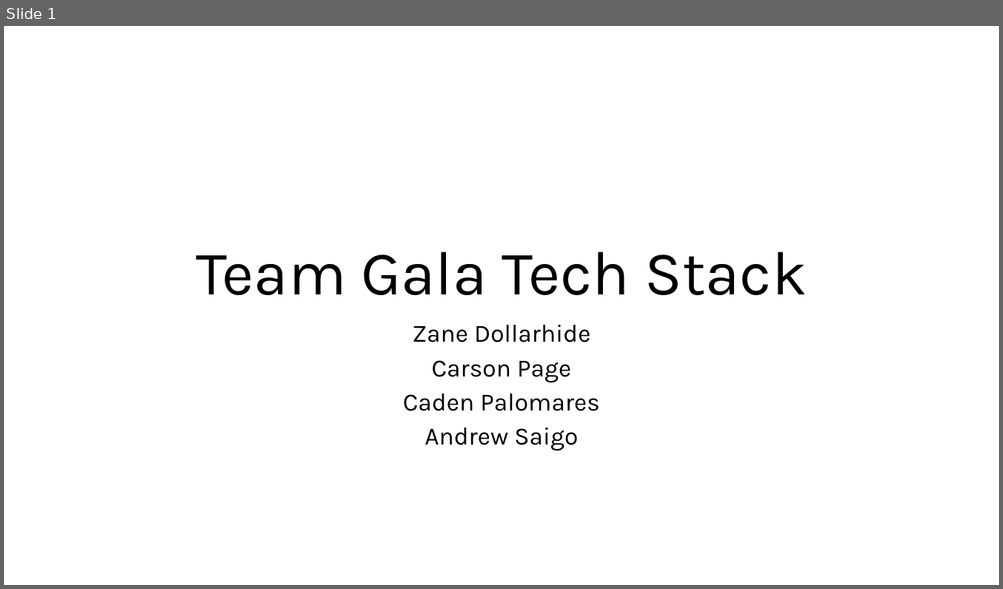
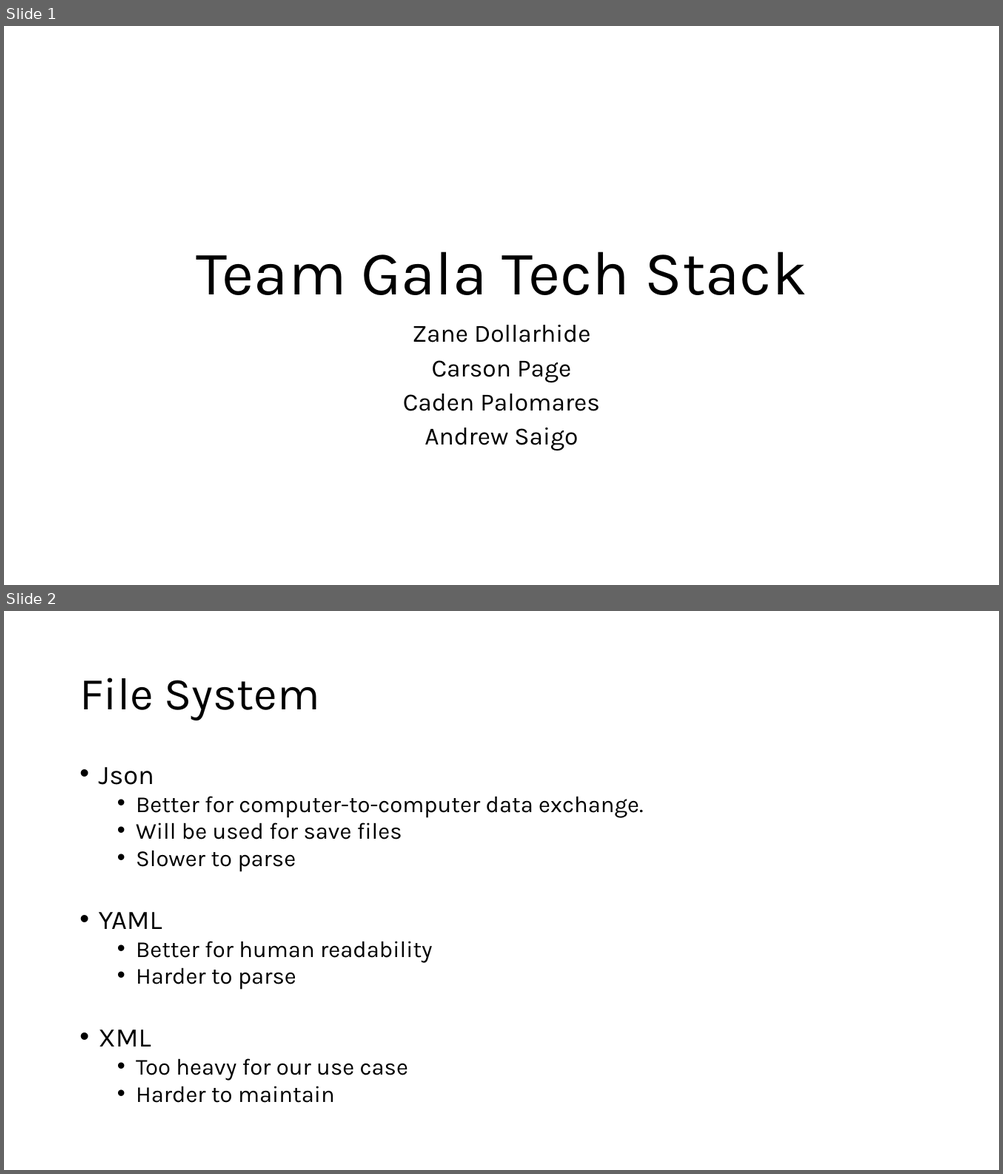
Before and after one commit to Team-Gala-JP/Team-Gala-JP, a slide deck: Team Gala Tech Stack.pptx. Shown one above the other, each under a label of ours: slide 1 before the commit, slides 1 and 2 after it. The pictures are 1003x589 and 1003x1174 pixels, drawn with LibreOffice and Linux fonts; fonts in the diff are those of the drawing. Boxes give left, top, right and bottom in pixels: in the first picture for what was removed or moved away, otherwise in the second. Text is boxed around its words. In the diff, an @@ line names an element or a change of style, - is before the commit and + after.

Commit message:
Added File System slides

```diff
--- a/Team Gala Tech Stack.pptx
+++ b/Team Gala Tech Stack.pptx
@@ slide 2 added at bbox=[4, 611, 999, 1170], background #FFFFFF @@
@@ title added at bbox=[79, 678, 321, 721], 44 pt, text #000000 @@
+File System
@@ text added at bbox=[99, 767, 643, 1103], 22.2 pt, text #000000 @@
+• Json
+  • Better for computer-to-computer data exchange.
+  • Will be used for save files
+  • Slower to parse
+• YAML
+  • Better for human readability
+  • Harder to parse
+• XML
+  • Too heavy for our use case
+  • Harder to maintain
```
